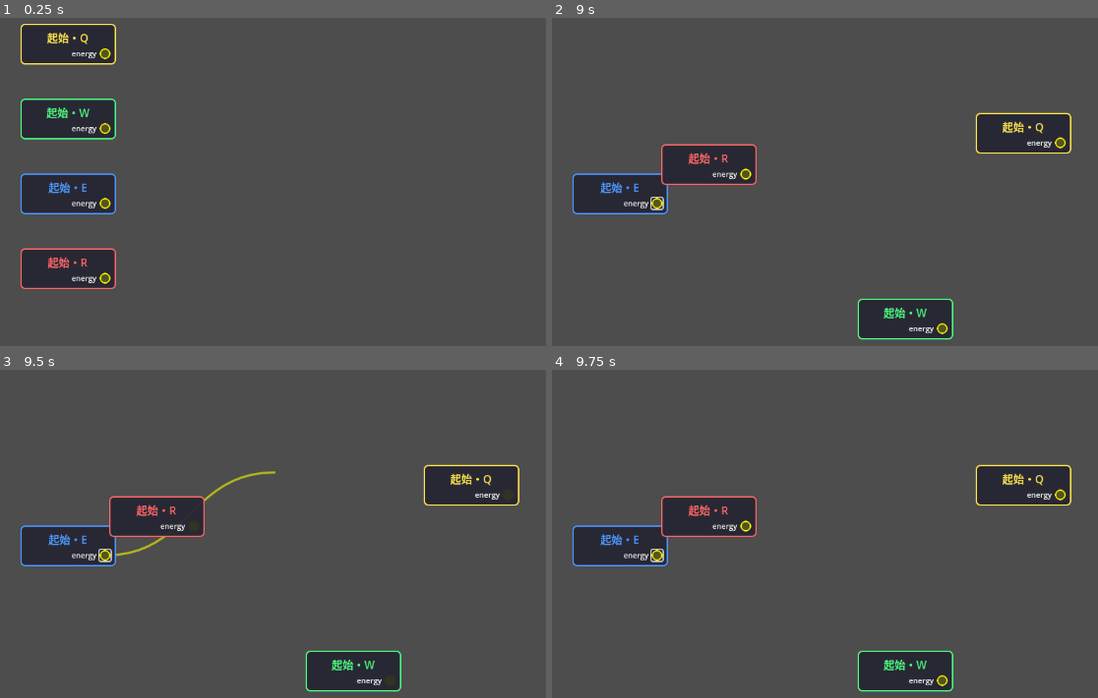
Above: before the commit, frames 1-4 (two rows, left to right).
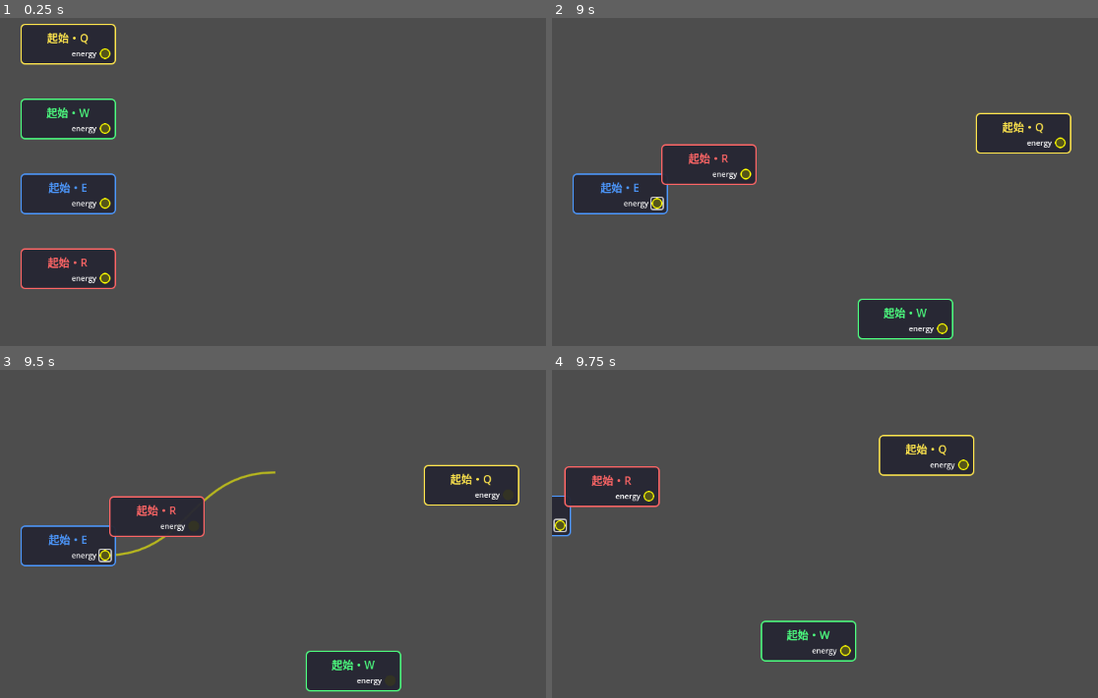
Above: after the commit, the same moments.

Repository: BlueRadio57445/spell-chanting-loudspeaker
Game: Godot game, scene res://scenes/ui/rune_canvas.tscn
Two runs of this game, one before a commit and one after it. Both use one fixed random seed, a clock stepped at 60 frames per second and the inputs below. This scene is started directly instead of the project's main scene.
Inputs (mouse positions are in pixels of both pictures, inside the frame that each line leads up to):
- Up to frame 1 (0.25 s): no input
- Up to frame 2 (9 s): click (655, 54) at 0.52 s; click (655, 129) at 1.27 s; click (655, 204) at 2.02 s; click (655, 277) at 2.77 s; tap Enter (ui_accept) at 3.5, 5, 6.5, 7.25, 8.75 s; drag from (617, 44) to (1021, 132) at 3.52 s; click (1059, 142) at 4.27 s; drag from (617, 119) to (906, 319) at 5.02 s; click (939, 329) at 5.77 s; move the mouse to (617, 195) at 6.52 s; hold Left (ui_left) 6.53-7.25 s; tap R at 6.6 s; click (617, 195) at 6.67 s; drag from (617, 267) to (710, 165) at 7.27 s; click (743, 175) at 8.02 s; move the mouse to (825, 119) at 8.77 s; hold Down (ui_down) from 8.78 s (still down); tap E at 8.85 s; click (825, 119) at 8.92 s
- Up to frame 3 (9.5 s): keep holding Down (ui_down); tap Enter (ui_accept) at 9.02 s
- Up to frame 4 (9.75 s): release Down (ui_down) at 9.5 s; tap Enter (ui_accept) at 9.5 s; drag from (outside the picture) to (825, 471) at 9.52 s

Frames 1-3 are identical in both runs. In frame 4, 16% of the frame differs, in the area x 0-96%, y 19-99%.

Commit message:
新增拖曳空白處可以拉動畫布的功能

Diff:
--- a/scripts/ui/rune_canvas.gd
+++ b/scripts/ui/rune_canvas.gd
@@ -28,6 +28,7 @@
 # --- 畫布平移 ---
 var canvas_offset: Vector2 = Vector2.ZERO
 var is_panning: bool = false
+var is_drag_panning: bool = false
 
 # --- 連線懸停 ---
 var hovered_edge_index: int = -1
@@ -274,7 +275,7 @@
 		var motion_event: InputEventMouseMotion = event as InputEventMouseMotion
 		if is_connecting:
 			queue_redraw()
-		if is_panning:
+		if is_panning or is_drag_panning:
 			var delta: Vector2 = motion_event.relative
 			canvas_offset += delta
 			for id: String in node_widgets:
@@ -282,8 +283,8 @@
 				var node_data: Dictionary = graph.nodes[id]
 				w.position = (node_data["position"] as Vector2) + canvas_offset
 			queue_redraw()
-		# 連線懸停偵測（非連線/放置模式時）
-		if not is_connecting and not is_placing and not is_panning:
+		# 連線懸停偵測（非連線/放置/拖拽模式時）
+		if not is_connecting and not is_placing and not is_panning and not is_drag_panning:
 			_update_edge_hover(get_local_mouse_position())
 			queue_redraw()
 
@@ -292,7 +293,10 @@
 		# 中鍵拖拽畫布
 		if mb.button_index == MOUSE_BUTTON_MIDDLE:
 			is_panning = mb.pressed
-		# 左鍵
+		# 左鍵放開：停止拖拽平移
+		elif mb.button_index == MOUSE_BUTTON_LEFT and not mb.pressed:
+			is_drag_panning = false
+		# 左鍵按下
 		elif mb.button_index == MOUSE_BUTTON_LEFT and mb.pressed:
 			if is_placing:
 				add_rune_at(placing_rune_id, get_local_mouse_position())
@@ -305,6 +309,8 @@
 						_finish_reroute_on_empty()
 					else:
 						_cancel_connection()
+			elif not _is_click_on_widget(get_local_mouse_position()):
+				is_drag_panning = true
 		# 右鍵：取消連線/放置
 		elif mb.button_index == MOUSE_BUTTON_RIGHT and mb.pressed:
 			if is_connecting:
